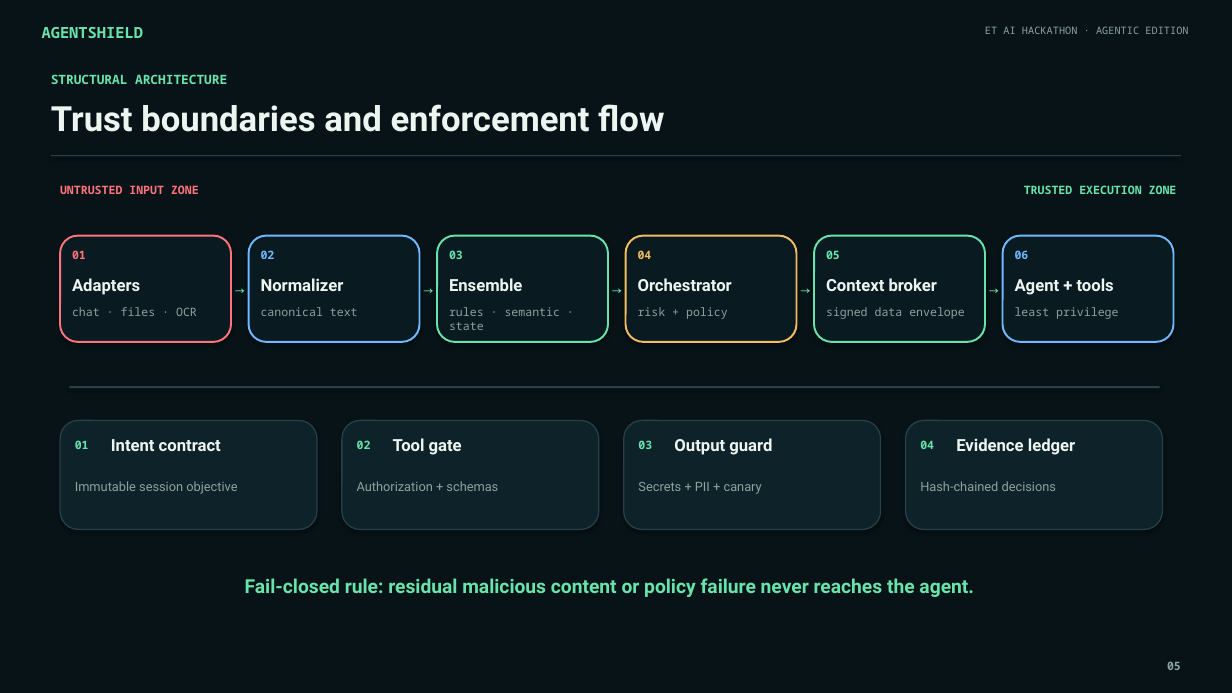
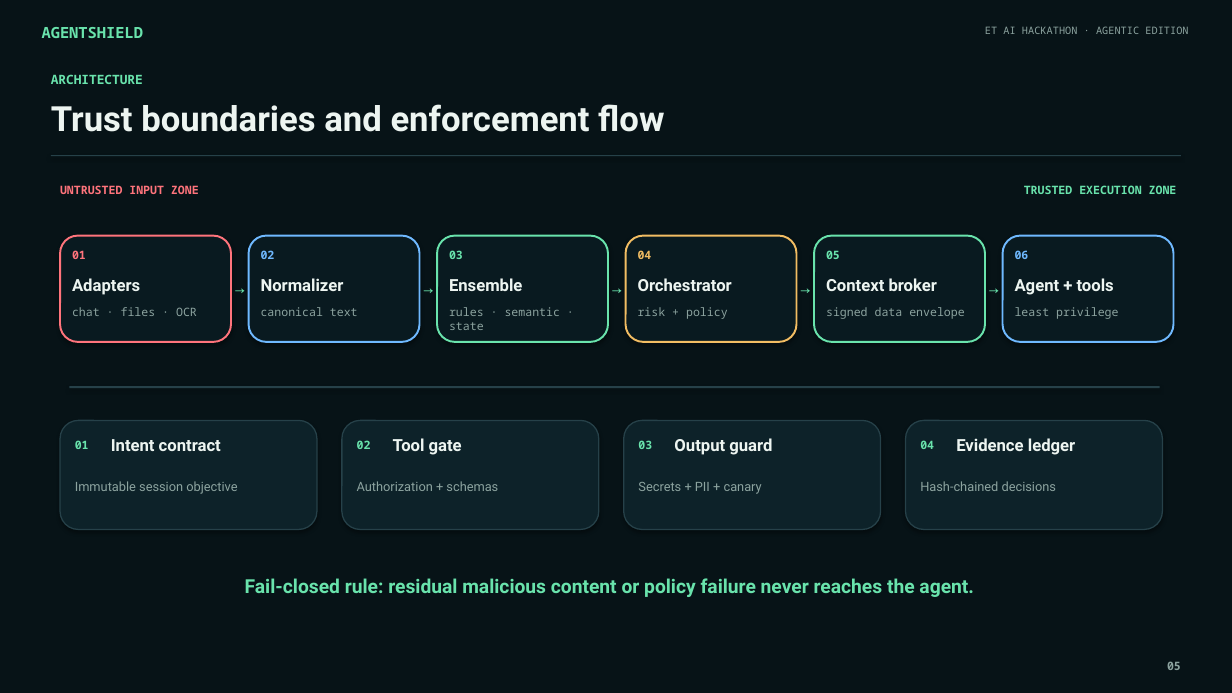
Before and after one commit to vishwajeetkumar9631/sentinelgate-agentic-security, a slide deck: slide 5 of Vishwajeet_Kumar_SentinelGate_Pitch_Deck.pptx. Drawn at 1232x693 pixels with LibreOffice and Linux fonts; fonts in the diff are those of the drawing. Boxes give left, top, right and bottom in pixels: in the first picture for what was removed or moved away, otherwise in the second. Text is boxed around its words. In the diff, an @@ line names an element or a change of style, - is before the commit and + after.

```diff
--- a/Vishwajeet_Kumar_SentinelGate_Pitch_Deck.pptx
+++ b/Vishwajeet_Kumar_SentinelGate_Pitch_Deck.pptx
@@ text at box(51, 74, 143, 84): text changed @@
-STRUCTURAL ARCHITECTURE
+ARCHITECTURE
```
Also in this commit, not shown: 6 other slides changed, 1 slide added, 1 slide removed, 2 other files.
